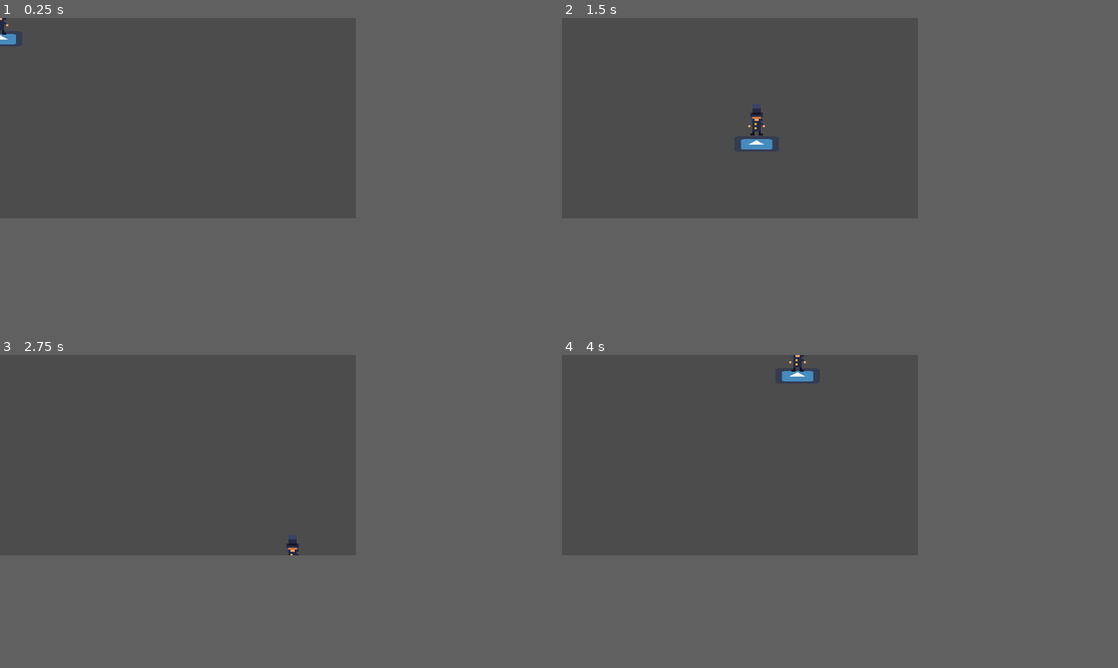
Above: before the commit, frames 1-4 (two rows, left to right).
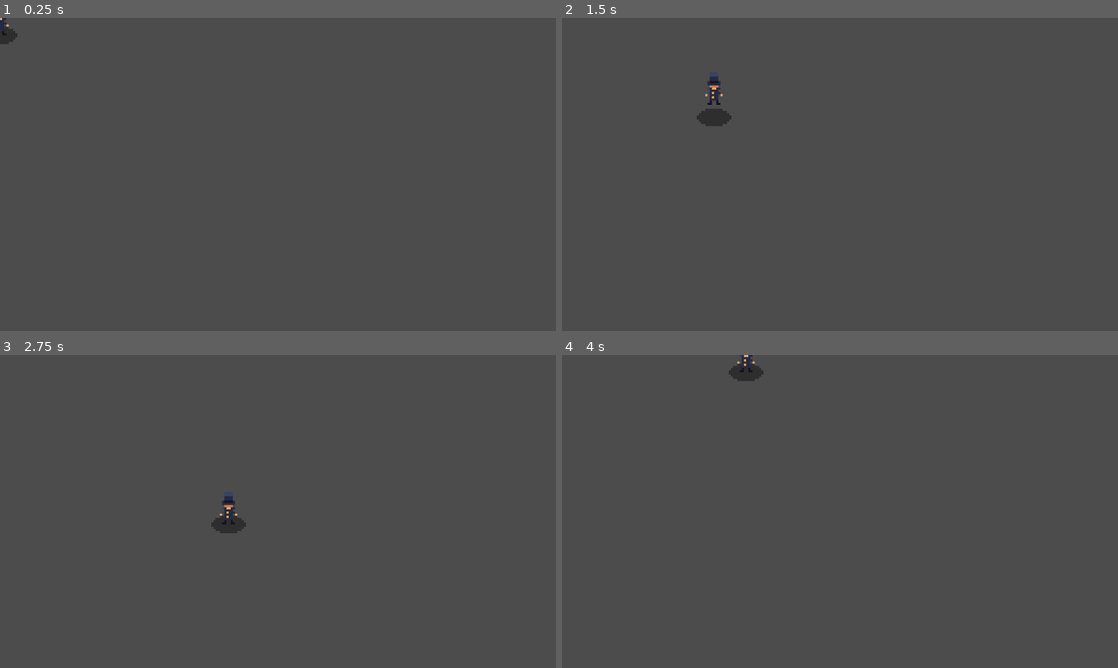
Above: after the commit, the same moments.

Repository: AledCompany/SoloJam3
Game: Godot game, scene res://scenes/BaseScene.tscn
The game is run twice, just before and just after one commit, with the same random seed, the same clock (stepped at 60 frames per second) and the same inputs. The engine's default icon, where the game draws it, is replaced by a stand-in: a white triangle on a blue panel in a dark square.
Inputs:
- Up to frame 1 (0.25 s): no input
- Up to frame 2 (1.5 s): tap Enter at 0.5 s; hold D (move_right) 0.53-1.28 s; hold Space (dash) 0.53-1.28 s; hold S (move_down) from 1.28 s (still down); tap Space (dash) at 1.35 s
- Up to frame 3 (2.75 s): release S (move_down) at 2.03 s; hold D (move_right) from 2.03 s (still down); hold Space (dash) from 2.03 s (still down)
- Up to frame 4 (4 s): release D (move_right) at 2.78 s; release Space (dash) at 2.78 s; hold Z (move_up) 2.78-3.53 s; tap Space (dash) at 2.85 s; hold Q (move_left) from 3.53 s (still down); hold Space (dash) from 3.53 s (still down)
In our replay, the window is 512x288 before the commit and 800x450 after it. These sizes can differ from the game's own. Grey fills any space a smaller window leaves; there, only what the larger window draws over its background counts as a difference.

The runs differ from the first frame. In frame 1, 0.1% of the frame differs, in the area x 0-4%, y 2-9%; in frame 2, 0.8%, in the area x 24-38%, y 17-42%; in frame 3, 0.5%; in frame 4, 0.6%.

Commit message:
fix shadow

Diff:
--- a/src/project.godot
+++ b/src/project.godot
@@ -28,6 +28,31 @@
 
 window/size/width=512
 window/size/height=288
+window/size/test_width=1024
+window/size/test_height=576
+
+[importer_defaults]
+
+texture={
+"compress/bptc_ldr": 0,
+"compress/hdr_mode": 0,
+"compress/lossy_quality": 0.7,
+"compress/mode": 0,
+"compress/normal_map": 0,
+"detect_3d": true,
+"flags/anisotropic": false,
+"flags/filter": false,
+"flags/mipmaps": false,
+"flags/repeat": 0,
+"flags/srgb": 2,
+"process/HDR_as_SRGB": false,
+"process/fix_alpha_border": true,
+"process/invert_color": false,
+"process/premult_alpha": false,
+"size_limit": 0,
+"stream": false,
+"svg/scale": 1.0
+}
 
 [input]
 
--- a/src/scenes/entity/entity.tscn
+++ b/src/scenes/entity/entity.tscn
@@ -1,7 +1,7 @@
 [gd_scene load_steps=7 format=2]
 
 [ext_resource path="res://scenes/entity/entity.gd" type="Script" id=1]
-[ext_resource path="res://icon.png" type="Texture" id=2]
+[ext_resource path="res://assets/shadow.png" type="Texture" id=2]
 [ext_resource path="res://assets/sprite-character.png" type="Texture" id=3]
 
 [sub_resource type="RectangleShape2D" id=1]
@@ -35,8 +35,8 @@
 script = ExtResource( 1 )
 
 [node name="shadow" type="Sprite" parent="."]
-position = Vector2( 0, 30.047 )
-scale = Vector2( 1, 0.34228 )
+self_modulate = Color( 1, 1, 1, 0.392157 )
+position = Vector2( 0, 8 )
 texture = ExtResource( 2 )
 
 [node name="collision" type="CollisionShape2D" parent="."]
--- a/src/scenes/entity/player.tscn
+++ b/src/scenes/entity/player.tscn
@@ -4,7 +4,5 @@
 [ext_resource path="res://scenes/entity/player.gd" type="Script" id=2]
 
 [node name="player" instance=ExtResource( 1 )]
+scale = Vector2( 4, 4 )
 script = ExtResource( 2 )
-
-[node name="sprite" parent="." index="2"]
-scale = Vector2( 3, 3 )
Binary file added: src/assets/shadow.png
Not shown, added: src/assets/shadow.png.import
